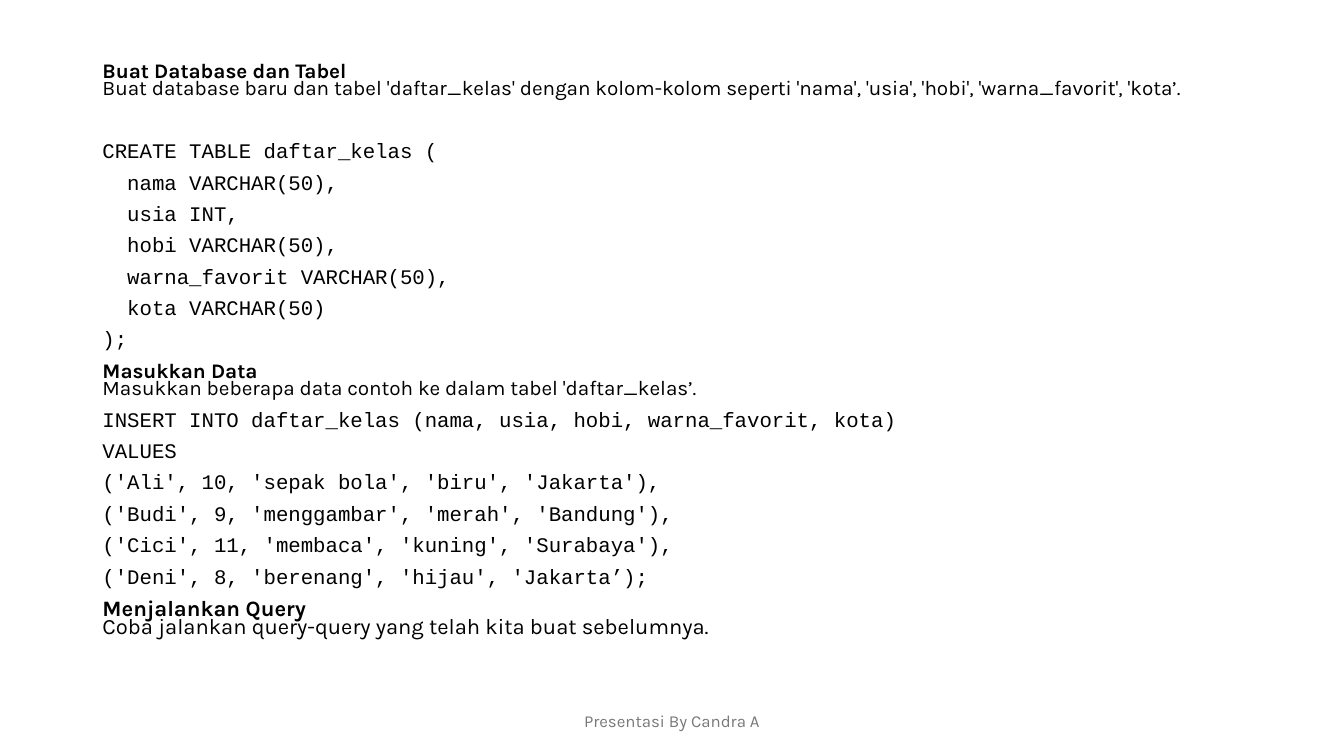
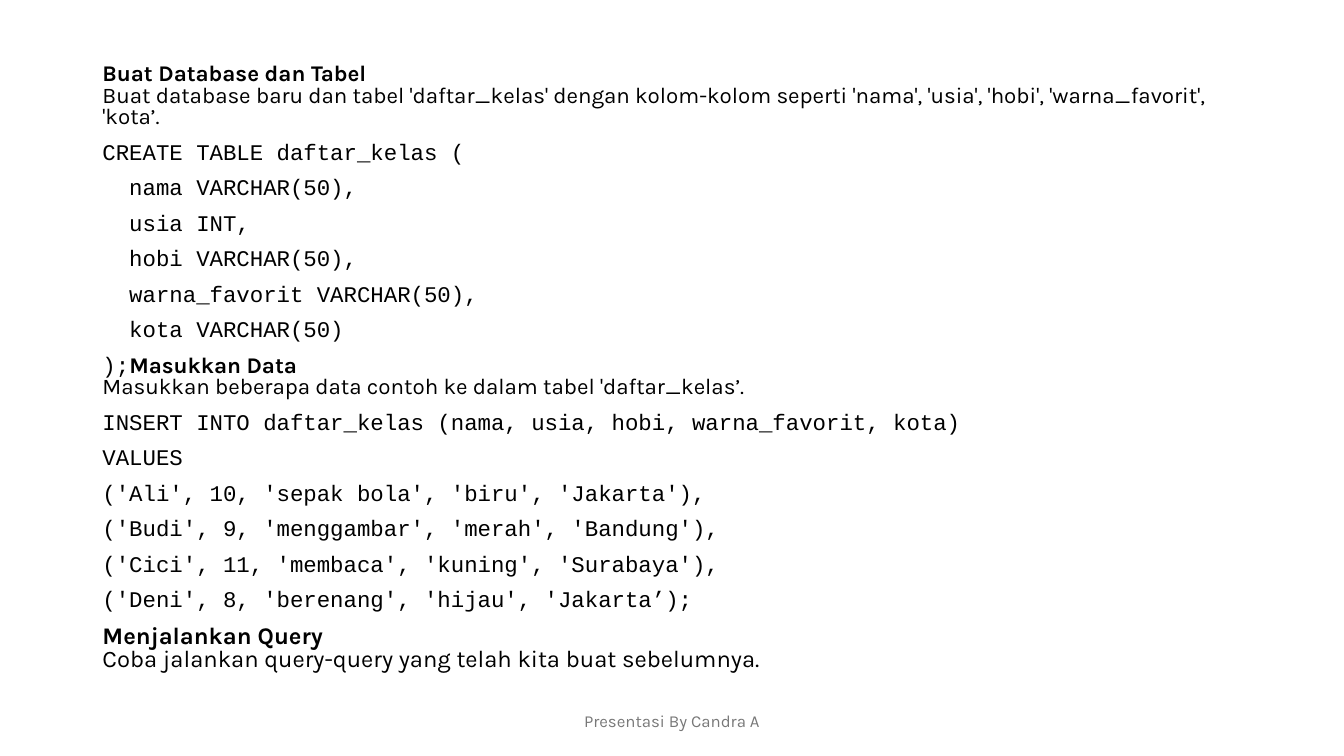
Before and after one commit to candraananta/querycoursecandra, a slide deck: slide 18 of Presentasi Materi Basic Query.pptx. Drawn at 1344x756 pixels with LibreOffice and Linux fonts; fonts in the diff are those of the drawing. Boxes give left, top, right and bottom in pixels: in the first picture for what was removed or moved away, otherwise in the second. Text is boxed around its words. In the diff, an @@ line names an element or a change of style, - is before the commit and + after.

```diff
--- a/Presentasi Materi Basic Query.pptx
+++ b/Presentasi Materi Basic Query.pptx
@@ text at [102, 65, 1205, 673]: size 14.8 to 16 pt in "Buat Database dan Tabel Buat database baru ...", "CREATE TABLE daftar_kelas (", "nama VARCHAR(50),", "usia INT," and 9 more places; size 15.7 to 17 pt in "Menjalankan Query Coba jalankan query-query yang telah ..."; line spacing 0.7 to 0.8 @@
@@ text at [102, 357, 744, 400]: text changed; size 14.8 to 16 pt @@
-);
-Masukkan Data
-Masukkan beberapa data contoh ke dalam tabel 'daftar_kelas’.
+);Masukkan Data
+Masukkan beberapa data contoh ke dalam tabel 'daftar_kelas’.
```
Also in this commit, not shown: 1 other file.
